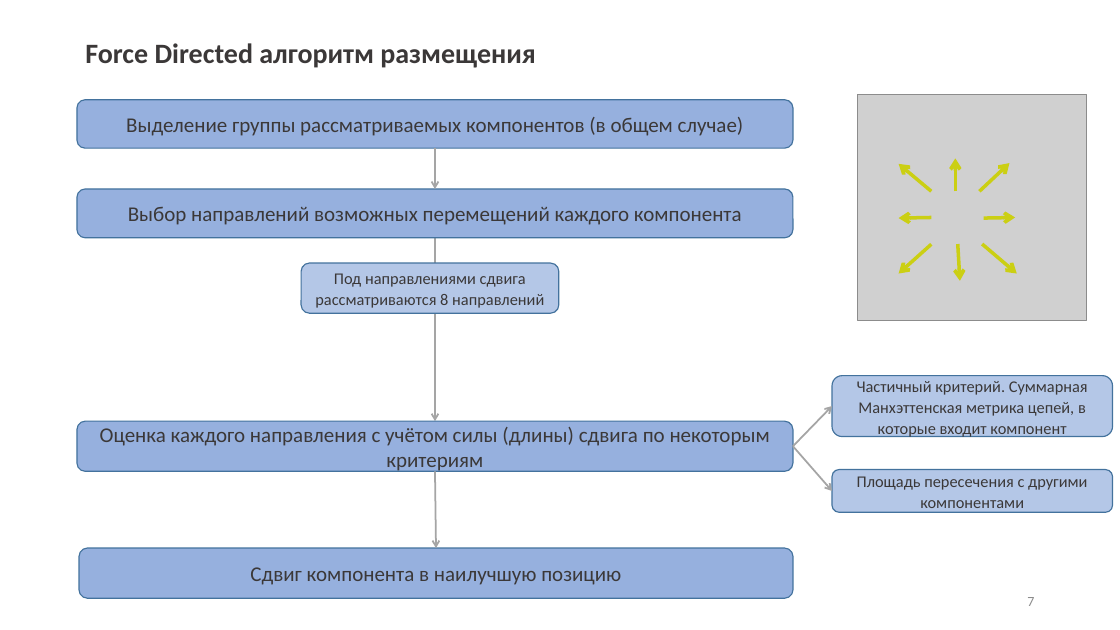
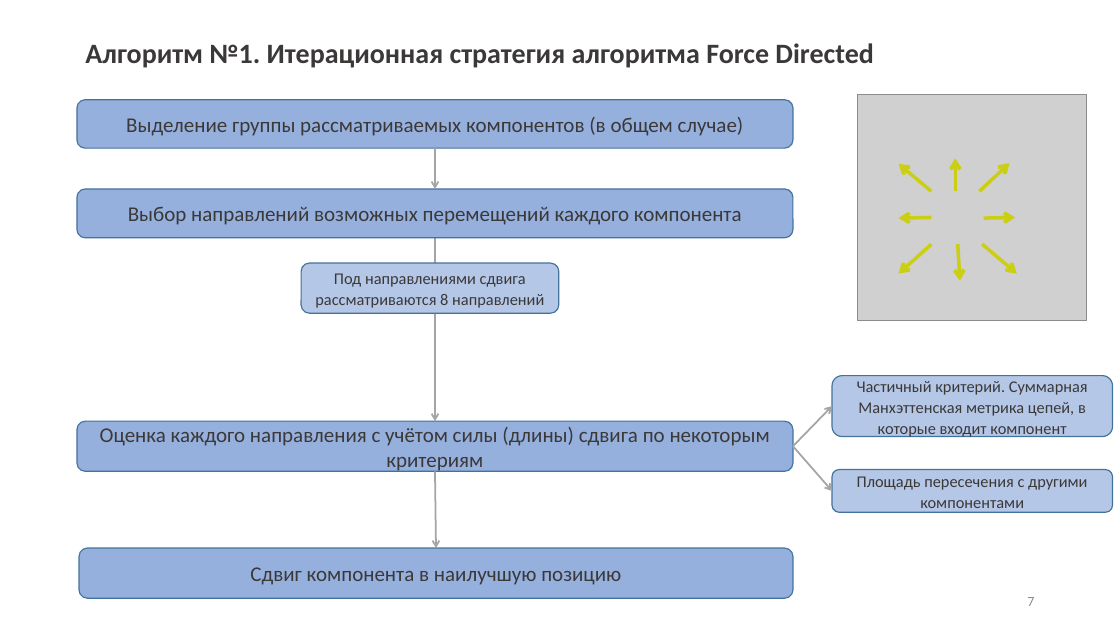
Before and after one commit to SergeyRyzhov/EP, a slide deck: slide 7 of documents/Презентация.pptx. Drawn at 1120x630 pixels with LibreOffice and Linux fonts; fonts in the diff are those of the drawing; grey boxes stand for pictures. Boxes give left, top, right and bottom in pixels: in the first picture for what was removed or moved away, otherwise in the second. Text is boxed around its words. In the diff, an @@ line names an element or a change of style, - is before the commit and + after.

```diff
--- a/documents/Презентация.pptx
+++ b/documents/Презентация.pptx
@@ title at <box>85,43,873,68</box>: text changed @@
-    Force Directed алгоритм размещения
+    Алгоритм №1. Итерационная стратегия алгоритма Force Directed
```
Also in this commit, not shown: 7 other slides changed, 6 slides added, 2 slides removed, 1 other file.
